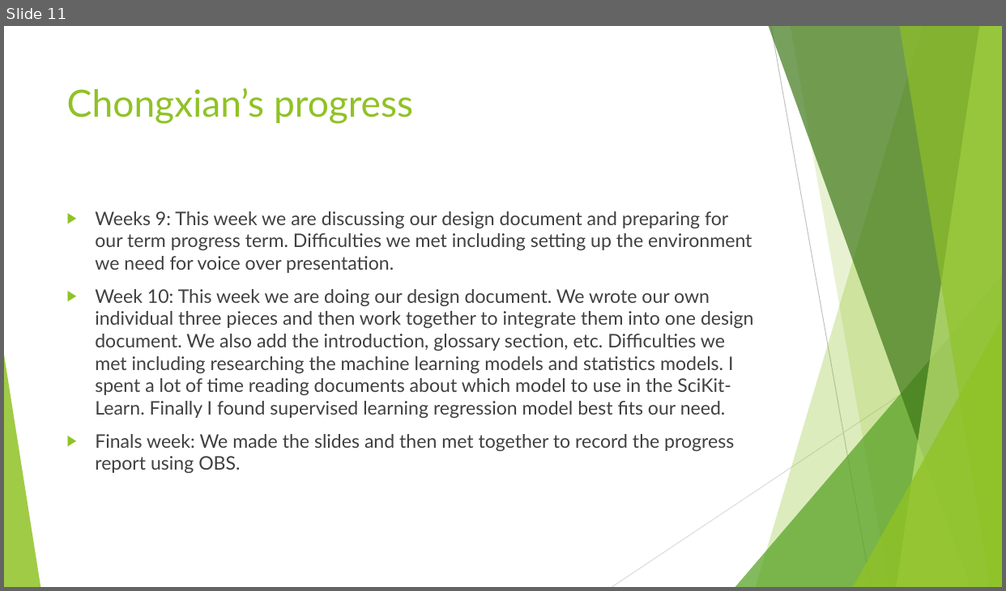
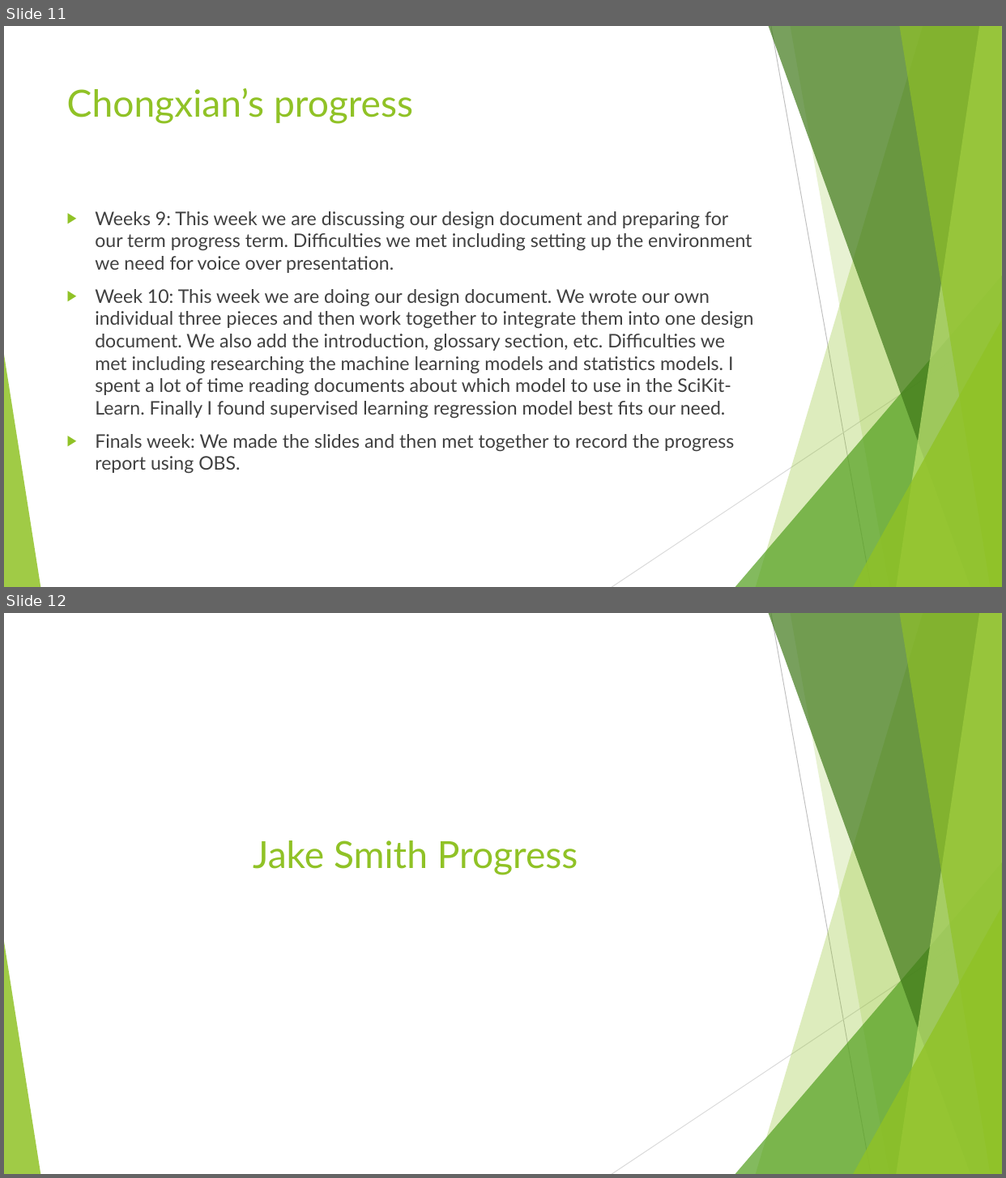
Before and after one commit to AlexDCraig/senior-capstone-project, a slide deck: progressreport.pptx. Shown one above the other, each under a label of ours: slide 11 before the commit, slides 11 and 12 after it. The pictures are 1006x591 and 1006x1178 pixels, drawn with LibreOffice and Linux fonts; fonts in the diff are those of the drawing. Boxes give left, top, right and bottom in pixels: in the first picture for what was removed or moved away, otherwise in the second. Text is boxed around its words. In the diff, an @@ line names an element or a change of style, - is before the commit and + after.

```diff
--- a/progressreport.pptx
+++ b/progressreport.pptx
@@ slide 12 added at <box>4,613,1002,1174</box>, background #FFFFFF; not listed: 10 template elements that a slide beside it also shows @@
@@ title added at <box>253,841,578,875</box>, 36 pt, text #90C226 @@
+Jake Smith Progress
```
Also in this commit, not shown: 3 other slides added.
